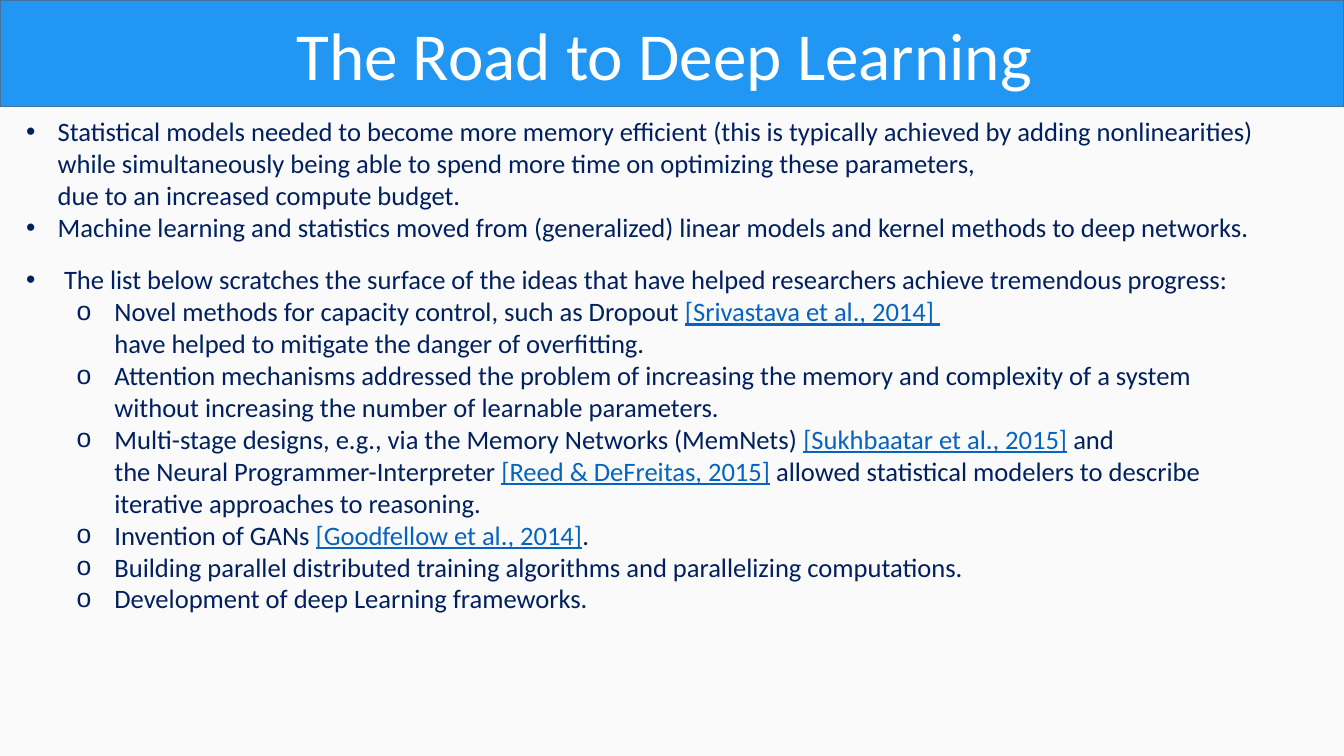
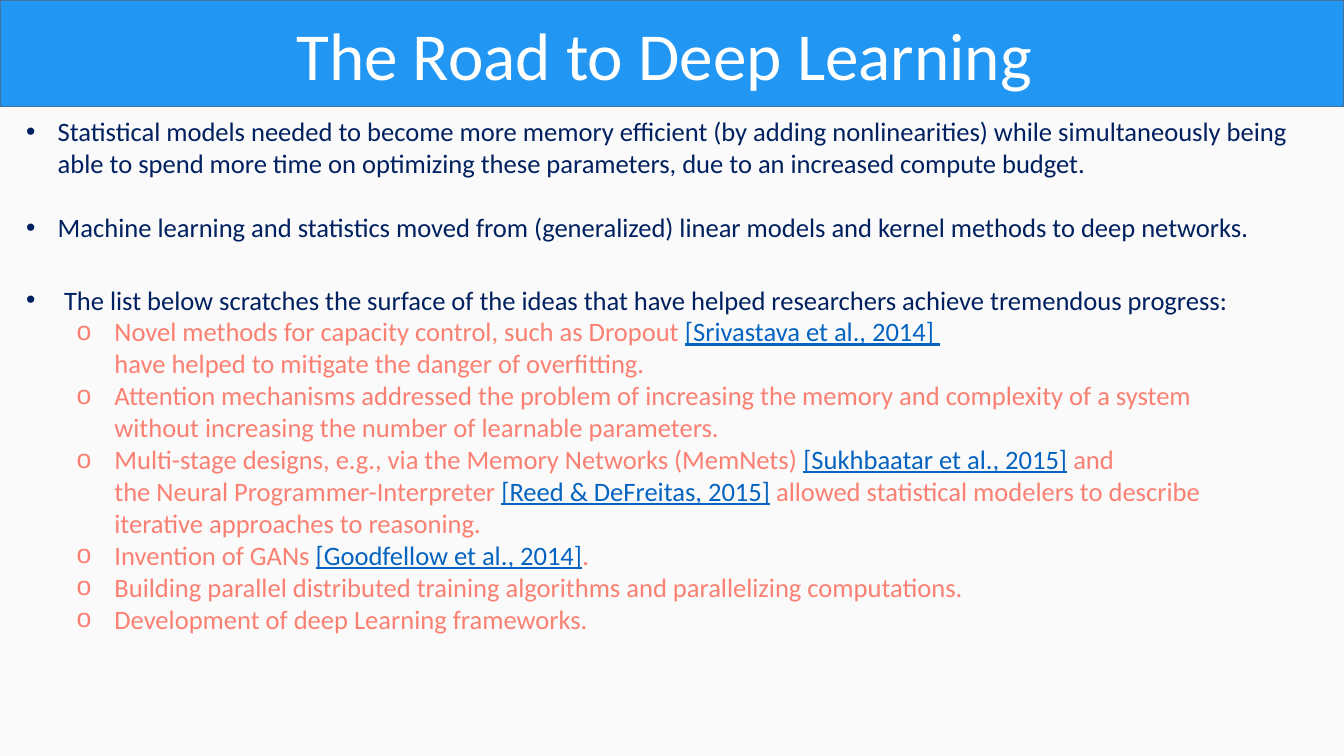
Before and after one commit to OmarAlmighty/D2L-Slides, a slide deck: slide 62 of D2L CH1.pptx. Drawn at 1344x756 pixels with LibreOffice and Linux fonts; fonts in the diff are those of the drawing. Boxes give left, top, right and bottom in pixels: in the first picture for what was removed or moved away, otherwise in the second. Text is boxed around its words. In the diff, an @@ line names an element or a change of style, - is before the commit and + after.

```diff
--- a/D2L CH1.pptx
+++ b/D2L CH1.pptx
@@ text at <box>58,121,1287,178</box>: text changed @@
-• Statistical models needed to become more memory efficient (this is typically achieved by adding nonlinearities)
-  while simultaneously being able to spend more time on optimizing these parameters,
-  due to an increased compute budget.
+• Statistical models needed to become more memory efficient (by adding nonlinearities) while simultaneously being
+  able to spend more time on optimizing these parameters, due to an increased compute budget.
@@ text "The list below scratches the ...": place and size @@
-text "The list below scratches the ..." at <box>64,270,1227,613</box>
+text "The list below scratches the ..." at <box>64,291,1227,634</box>
@@ text at <box>114,321,1200,634</box>: text colour #002060 to #FB8072 in "Novel methods for capacity control, such as ...", "Attention mechanisms addressed the problem of increasing ...", "Multi-stage designs, e.g., via the Memory Networks ...", "Invention of GANs 2014]." and 2 more places @@
```
Also in this commit, not shown: 34 other slides changed, 5 other files.
